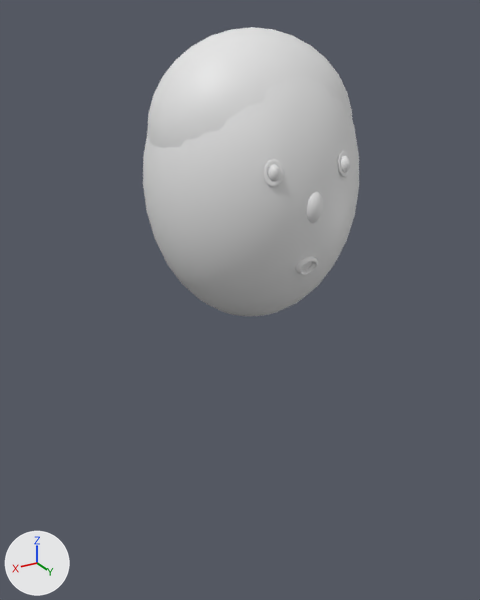
Before and after pictures for a commit that changed the FBX model Ponas.fbx.
Camera for both pictures: a 50 mm lens placed at (3.26, 5.23, 2.91), pointed at (0.03, -0.15, 0.22). Arrows for +X, +Y and +Z are at lower left; the lights stay in place. Where no turn or scale is listed for an object, it has been applied to the vertices.
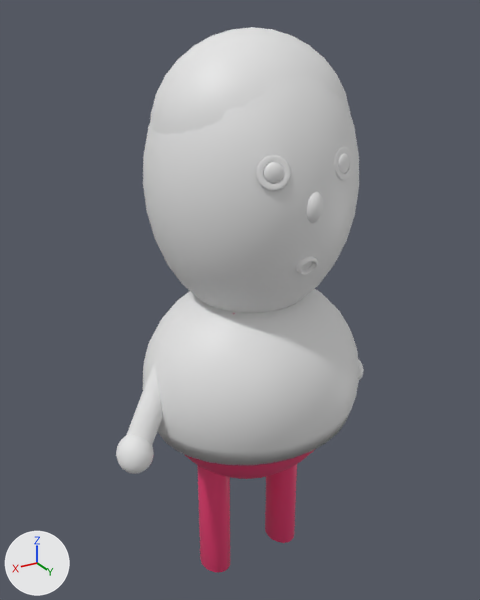
The newer file is also turned or shifted as a whole; pictures and numbers use the older file's frame.

Changed parts and their boxes [x1, y1, x2, y2] in the pictures (480 x 600 px):
'Sphere.005', added
    after: [143, 289, 359, 465]
'Sphere.001', rescaled
    before: [147, 27, 352, 148]
    after: [150, 27, 350, 135]
'Cylinder.001', added (pink)
    after: [197, 465, 230, 573]
'Cylinder', added
    after: [265, 464, 297, 543]
'Cylinder.003', added
    after: [127, 318, 174, 445]
'Sphere.006', added
    after: [184, 313, 315, 479]
'Sphere.008', added
    after: [116, 435, 154, 474]
'Torus', rescaled (71% wider, 28% taller)
    before: [264, 159, 284, 187]
    after: [256, 155, 291, 191]
'Torus.002', rescaled
    before: [338, 151, 350, 177]
    after: [334, 147, 353, 180]
'Sphere.003', rescaled (69% wider, 28% taller)
    before: [268, 164, 280, 181]
    after: [263, 162, 284, 184]
'Sphere.007', added
    after: [358, 359, 364, 380]

The edits, one by one:
Material 'Material.008' (mat_material_008) is new.
Its base color is (0.8, 0.0432, 0.164) (pink #e73b71).
Material 'Material.011' (mat_material_011) is new.
Its base color is (0.8, 0.8, 0.8) (white #e7e7e7).
Material 'Material.009' (mat_material_009) is new.
Its base color is (0.8, 0.0432, 0.164) (pink #e73b71).
Material 'Material.010' (mat_material_010) is new.
Its base color is (0.8, 0.8, 0.8) (white #e7e7e7).
Mesh me_sphere_008 is new.
It is a UV sphere (32 segments, 16 rings, poles along z) spanning x -1.0..1.0, y -1.0..1.0, z -1.0..1.0.
It uses material mat_material_008 (pink #e73b71).
Mesh me_sphere_010 is new.
It has 482 vertices, 512 faces and spans x -0.17..0.17, y -0.168..0.168, z -0.182..0.182.
It uses material mat_material_011 (white #e7e7e7).
Mesh me_cylinder_002 is new.
It has 64 vertices, 34 faces and spans x -0.16..0.16, y -0.21..0.21, z -0.77..0.77.
It uses material mat_material_009 (pink #e73b71).
Mesh me_cylinder_003 is new.
It has 64 vertices, 34 faces and spans x -0.488..0.488, y -0.17..0.17, z -0.592..0.592.
It uses material mat_material_003 (white #e7e7e7).
Mesh me_sphere_009 is new.
It has 482 vertices, 512 faces and spans x -0.159..0.159, y -0.178..0.178, z -0.182..0.182.
It uses material mat_material_002 (white #e7e7e7).
Mesh me_cylinder_004 is new.
It has 64 vertices, 34 faces and spans x -0.467..0.467, y -0.285..0.285, z -0.592..0.592.
It uses material mat_material_010 (white #e7e7e7).
Mesh me_cylinder_001 is new.
It has 64 vertices, 34 faces and spans x -0.16..0.16, y -0.21..0.21, z -0.77..0.77.
It uses material mat_material_008 (pink #e73b71).
Mesh me_sphere_006 is new.
It has 546 vertices, 576 faces and spans x -1.15..1.15, y -1.04..1.04, z -0.47..1.1.
It uses material mat_material_003 (white #e7e7e7).
Object 'Torus' (ob_torus) is rescaled from (0.0642, 0.0847, 0.023) to (0.111, 0.11, 0.0256).
Object 'Torus.002' (ob_torus_002) is rescaled from (0.0642, 0.0847, 0.023) to (0.111, 0.11, 0.0256).
Object 'Sphere.003' (ob_sphere_003) is rescaled from (0.0485, 0.0534, 0.0693) to (0.086, 0.0408, 0.0855).
Object 'Sphere.001' (ob_sphere_001) is rescaled from (0.953, 0.842, 0.867) to (0.927, 0.842, 0.867).
Object 'Sphere.006' (ob_sphere_006) is new; it shows me_sphere_008.
Its location is (0.0, 0.0, -0.59).
Its rotation in degrees is (-180, -2.5, 8.3).
Its scale is (-1.06, -0.989, -1.1).
Object 'Sphere.008' (ob_sphere_008) is new; it shows me_sphere_010.
Its location is (1.41, 0.21, -0.93).
Object 'Cylinder.001' (ob_cylinder_001) is new; it shows me_cylinder_002.
Its location is (0.45, 0.0, -2.14).
Object 'Cylinder.002' (ob_cylinder_002) is new; it shows me_cylinder_003.
Its location is (-1.03, 0.02, -0.41).
Object 'Sphere.007' (ob_sphere_007) is new; it shows me_sphere_009.
Its location is (-1.4, -0.03, -0.93).
Object 'Cylinder.003' (ob_cylinder_003) is new; it shows me_cylinder_004.
Its location is (1.05, 0.02, -0.41).
Object 'Cylinder' (ob_cylinder) is new; it shows me_cylinder_001.
Its location is (-0.45, 0.0, -2.14).
Object 'Sphere.005' (ob_sphere_005) is new; it shows me_sphere_006.
Its location is (-0.02, 0.0, -0.59).
